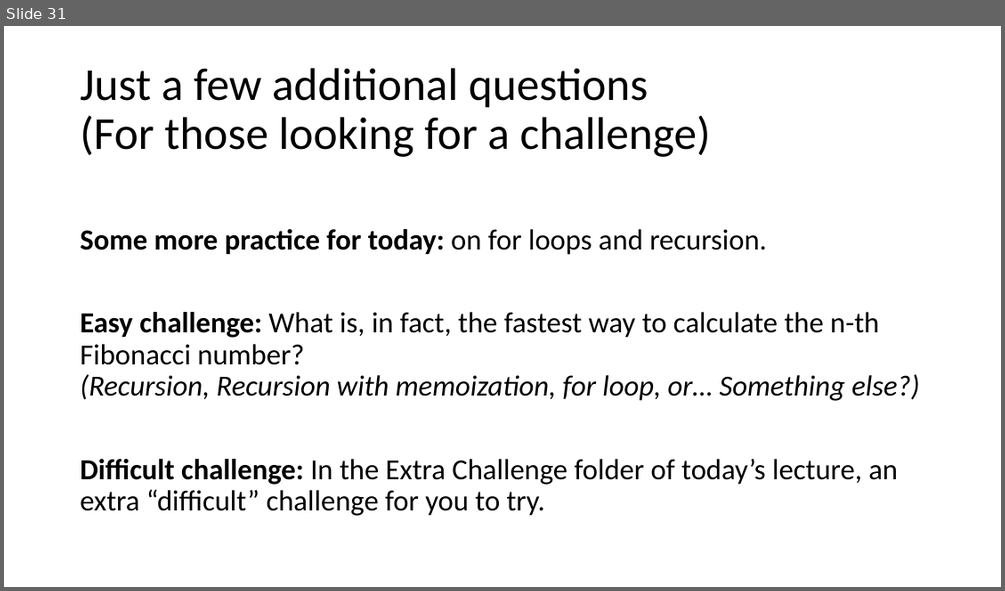
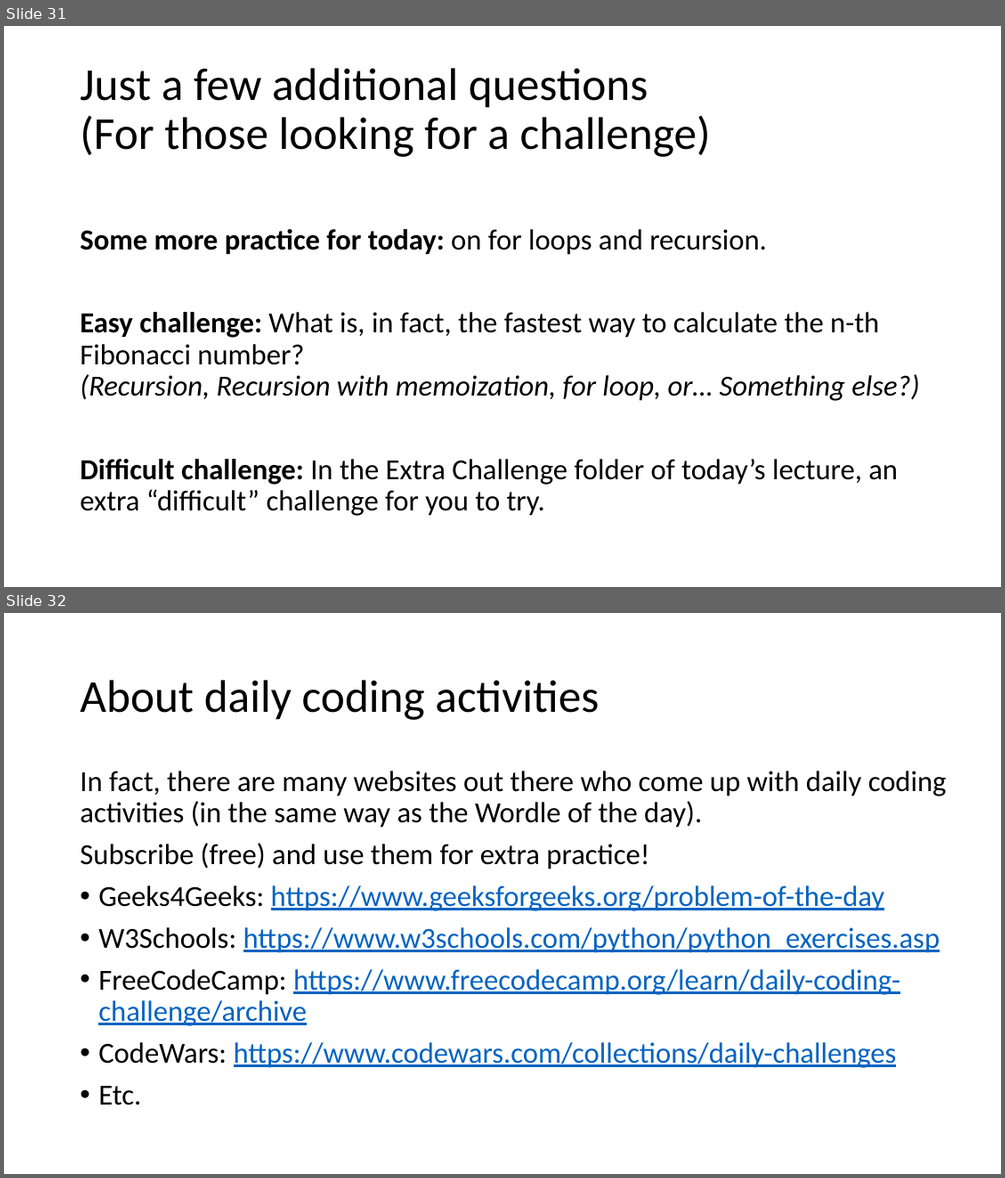
Before and after one commit to matthieudemari/SUTD_ILP_Computing, a slide deck: Chapter 9/Lecture_9.pptx. Shown one above the other, each under a label of ours: slide 31 before the commit, slides 31 and 32 after it. The pictures are 1005x591 and 1005x1178 pixels, drawn with LibreOffice and Linux fonts; fonts in the diff are those of the drawing. Boxes give left, top, right and bottom in pixels: in the first picture for what was removed or moved away, otherwise in the second. Text is boxed around its words. In the diff, an @@ line names an element or a change of style, - is before the commit and + after.

Commit message:
Added daily coding challenges

```diff
--- a/Chapter 9/Lecture_9.pptx
+++ b/Chapter 9/Lecture_9.pptx
@@ slide 32 added at (4, 613, 1001, 1174), background #FFFFFF @@
@@ title added at (80, 680, 599, 720), 44 pt, text #000000 @@
+About daily coding activities
@@ text added at (80, 771, 947, 1105), 28 pt, text #0563C1, underline @@
+In fact, there are many websites out there who come up with daily coding activities (in the same way as the Wordle of the day).
+Subscribe (free) and use them for extra practice!
+• Geeks4Geeks: https://www.geeksforgeeks.org/problem-of-the-day
+• W3Schools: https://www.w3schools.com/python/python_exercises.asp
+• FreeCodeCamp: https://www.freecodecamp.org/learn/daily-coding-challenge/archive
+• CodeWars: https://www.codewars.com/collections/daily-challenges
+• Etc.
```
Also in this commit, not shown: 1 other file.
